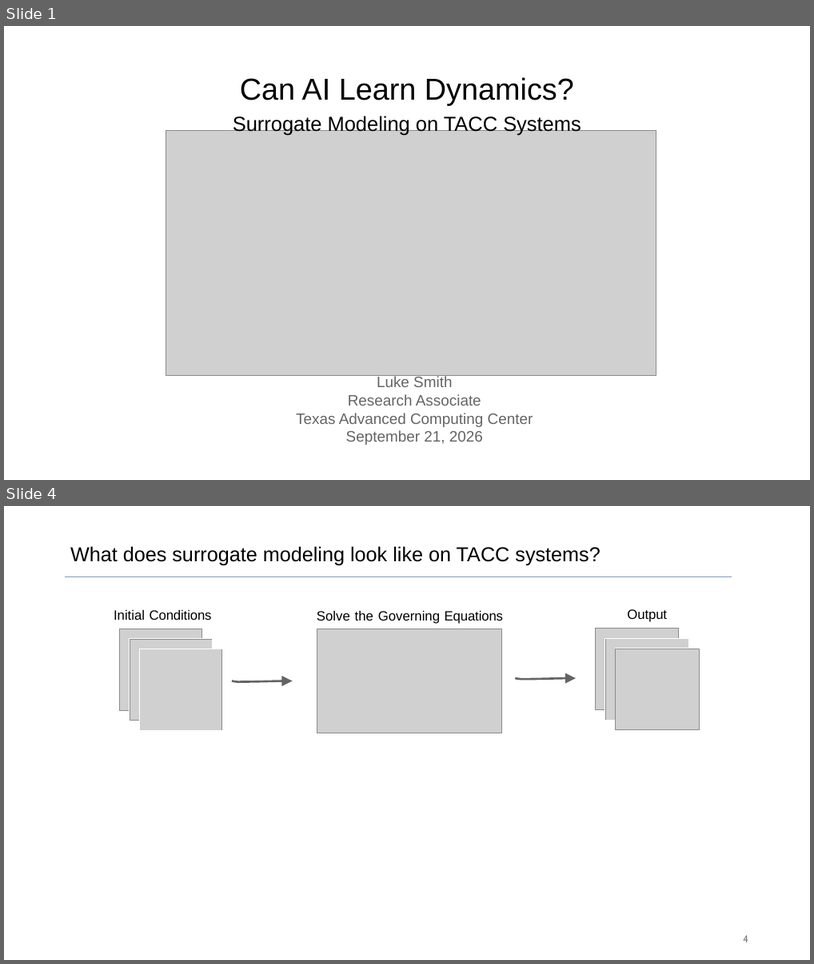
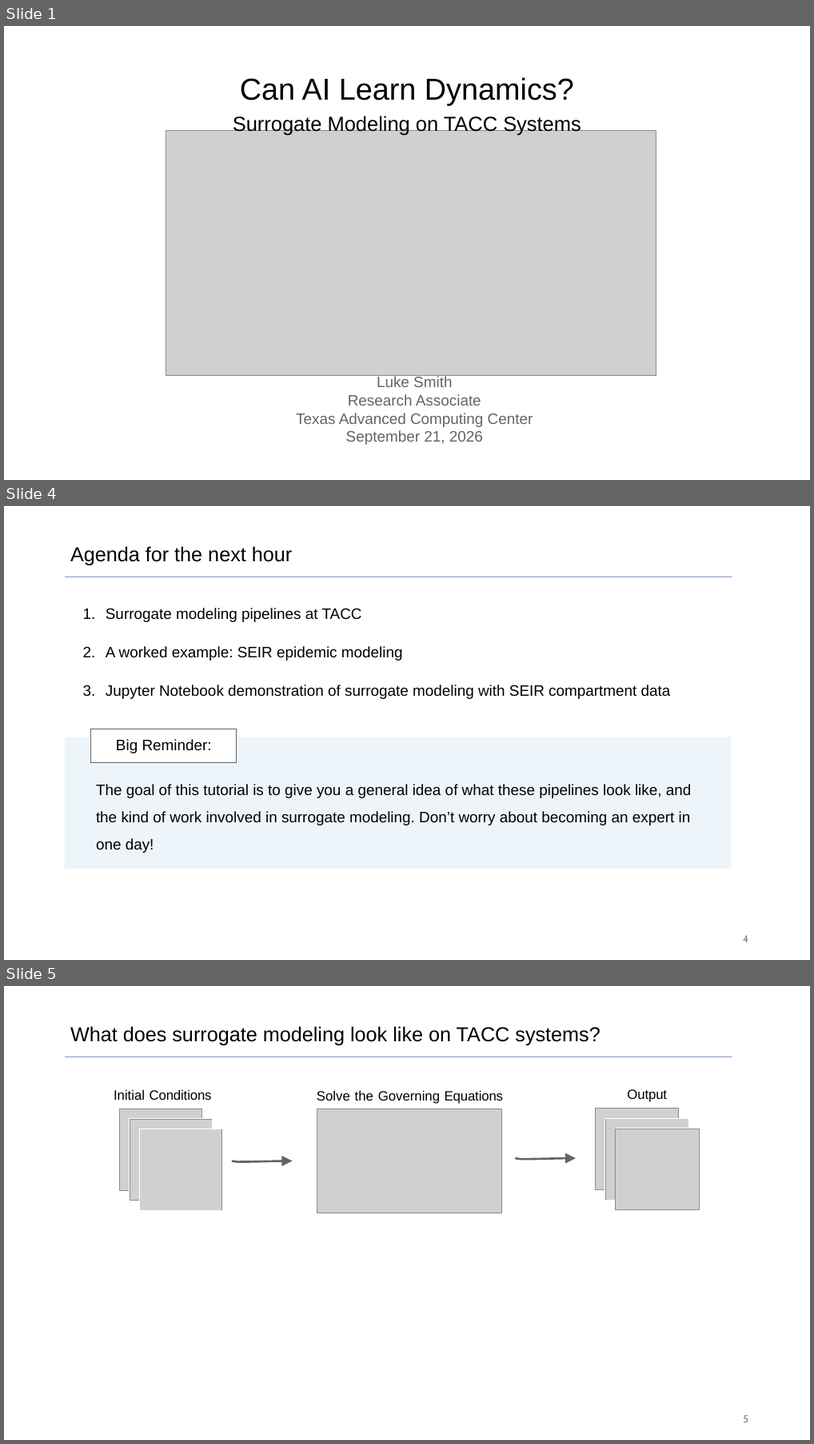
Before and after one commit to lsmithTACC/taccster26, a slide deck: Surrogate_Modeling_with_Scientific_Simulation_Data.pptx. Shown one above the other, each under a label of ours: slides 1 and 4 before the commit, slides 1, 4 and 5 after it; the slides between them are not shown. The pictures are 814x964 and 814x1444 pixels, drawn with LibreOffice and Linux fonts; fonts in the diff are those of the drawing; grey boxes stand for pictures. Boxes give left, top, right and bottom in pixels: in the first picture for what was removed or moved away, otherwise in the second. Text is boxed around its words. In the diff, an @@ line names an element or a change of style, - is before the commit and + after.

```diff
--- a/Surrogate_Modeling_with_Scientific_Simulation_Data.pptx
+++ b/Surrogate_Modeling_with_Scientific_Simulation_Data.pptx
@@ slide 4 added at [4, 506, 810, 960], background #FFFFFF @@
@@ text added at [70, 546, 292, 566], 24 pt, text #000000 @@
+Agenda for the next hour
@@ line added from (65, 576) to (732, 576), #7F99CC 1.75 pt @@
@@ text added at [106, 608, 671, 699], 18 pt, text #000000 @@
+1. Surrogate modeling pipelines at TACC
+2. A worked example: SEIR epidemic modeling
+3. Jupyter Notebook demonstration of surrogate modeling with SEIR compartment data
@@ rectangle added at [65, 736, 732, 868], fill #EDF5FB @@
@@ rectangle added at [91, 729, 237, 763], fill #FFFFFF, outline #646464 1 pt @@
@@ text added at [116, 739, 212, 753], 18 pt, text #000000 @@
+Big Reminder:
@@ text added at [96, 784, 692, 852], 18 pt, text #000000 @@
+The goal of this tutorial is to give you a general idea of what these pipelines look like, and the kind of work involved in surrogate modeling. Don’t worry about becoming an expert in one day!
@@ page number added at [743, 935, 749, 942], 12 pt, text #797979 @@
+4
@@ what was slide 4 is now slide 5 @@
@@ page number at [743, 1415, 749, 1422]: text changed @@
-4
+5
```
Also in this commit, not shown: 3 slides changed, 1 other slide added, 1 other file.
